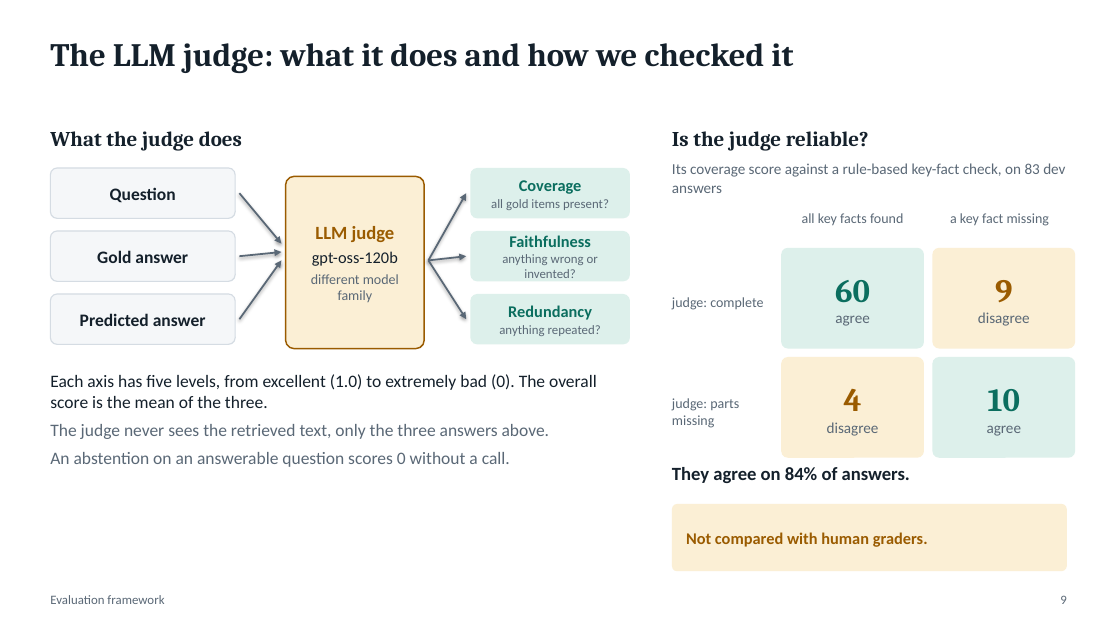
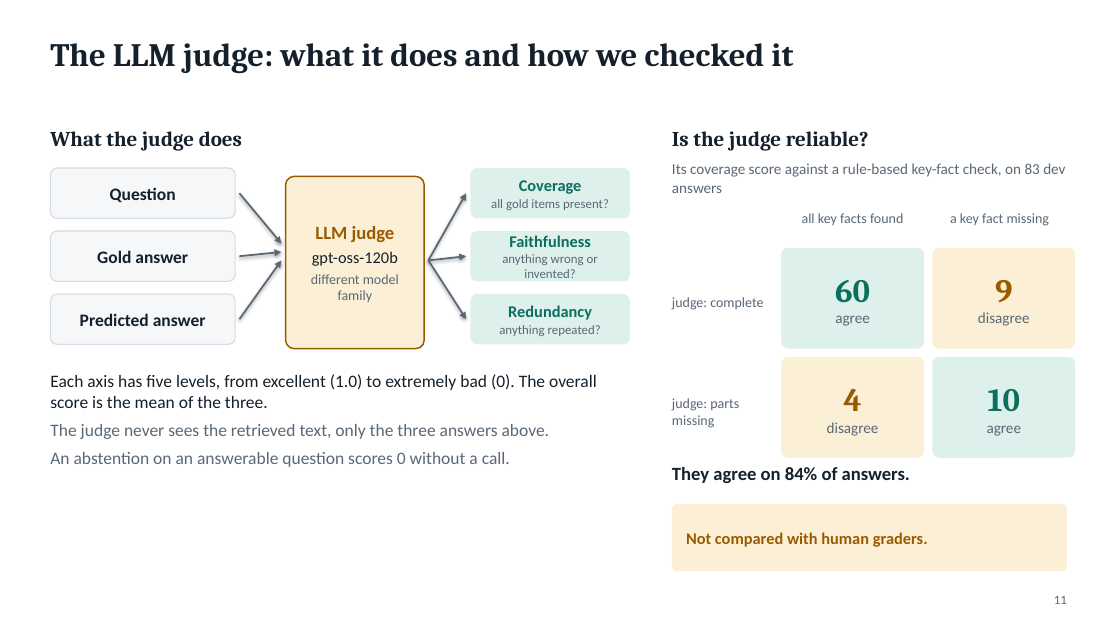
Before and after one commit to DarkkReaper007/RAG-for-financial-analysis, a slide deck: slide 11 of paper/slides.pptx (slide 9 before the commit). Drawn at 1120x630 pixels with LibreOffice and Linux fonts; fonts in the diff are those of the drawing. Boxes give left, top, right and bottom in pixels: in the first picture for what was removed or moved away, otherwise in the second. Text is boxed around its words. In the diff, an @@ line names an element or a change of style, - is before the commit and + after.

```diff
--- a/paper/slides.pptx
+++ b/paper/slides.pptx
@@ text removed at [50, 595, 164, 604] @@
-Evaluation framework
@@ text at [1054, 596, 1067, 604]: text changed @@
-9
+11
```
Also in this commit, not shown: 18 other slides changed, 5 slides added, 2 other files.
